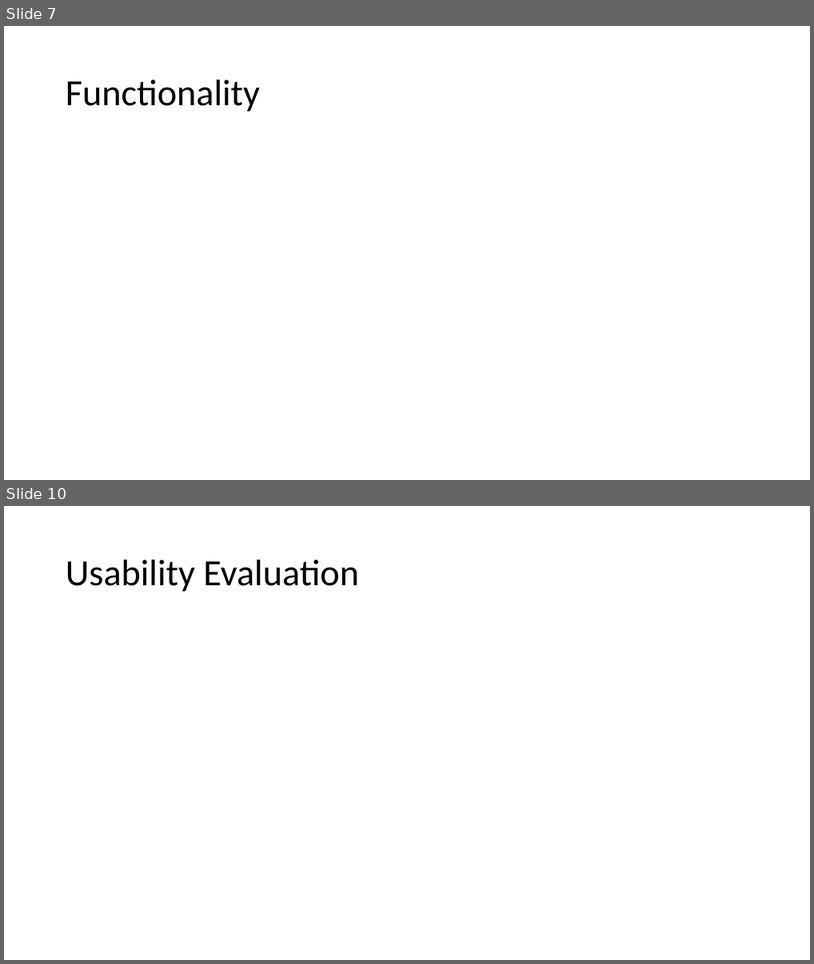
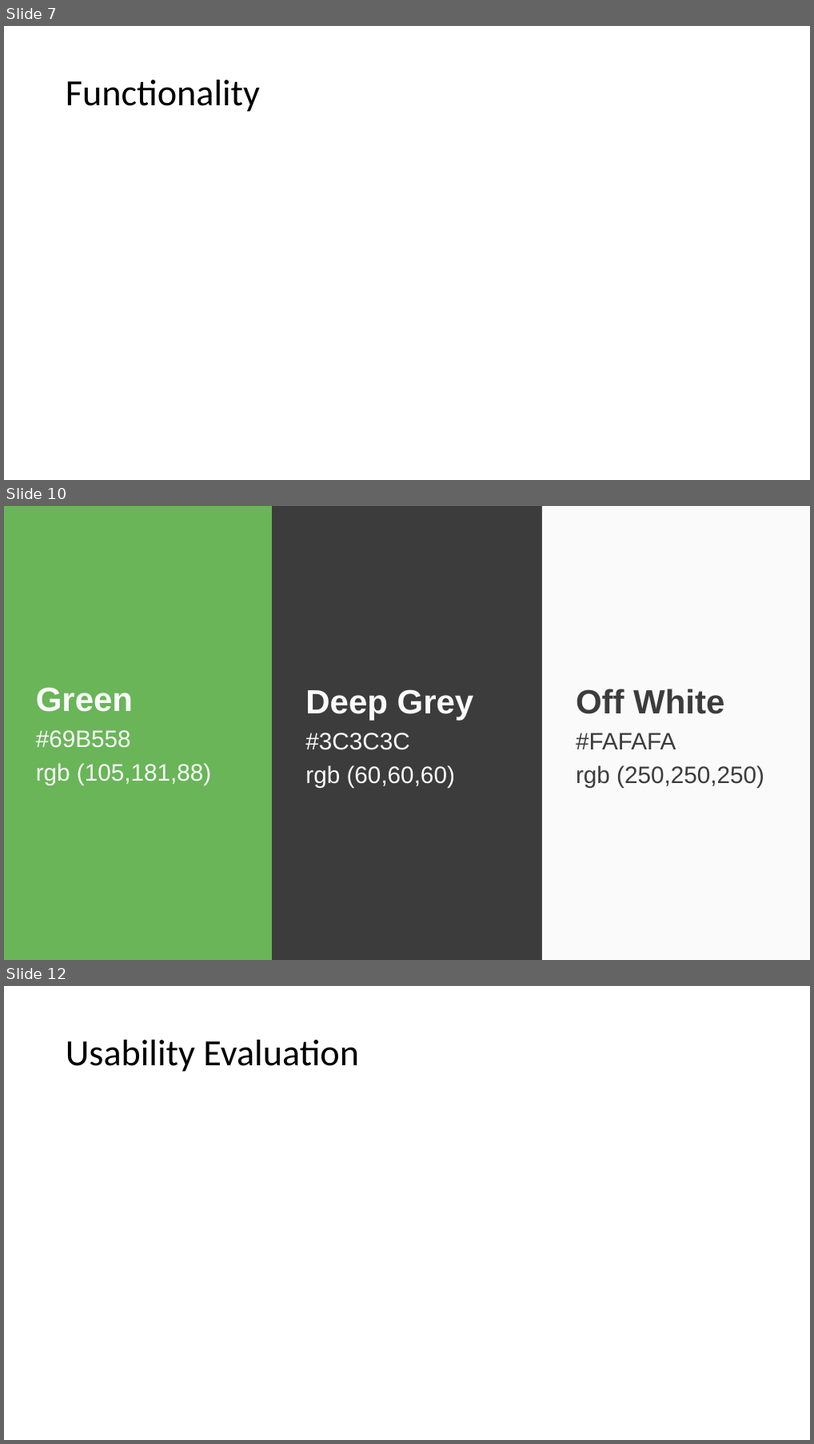
Before and after one commit to mmmarkyb/int-elligence, a slide deck: report/presentation.pptx. Shown one above the other, each under a label of ours: slides 7 and 10 before the commit, slides 7, 10 and 12 after it; the slides between them are not shown. The pictures are 814x964 and 814x1444 pixels, drawn with LibreOffice and Linux fonts; fonts in the diff are those of the drawing. Boxes give left, top, right and bottom in pixels: in the first picture for what was removed or moved away, otherwise in the second. Text is boxed around its words. In the diff, an @@ line names an element or a change of style, - is before the commit and + after.

```diff
--- a/report/presentation.pptx
+++ b/report/presentation.pptx
@@ slide 10 added at (x1=4, y1=506, x2=810, y2=960), background #FAFAFA @@
@@ rectangle added at (x1=4, y1=506, x2=272, y2=960), fill #69B558 @@
@@ rectangle added at (x1=272, y1=506, x2=542, y2=960), fill #3C3C3C @@
@@ rectangle added at (x1=542, y1=506, x2=810, y2=960), fill #FAFAFA @@
@@ text added at (x1=36, y1=687, x2=211, y2=784), 28.3 pt, text #FAFAFA @@
+Green
+#69B558
+rgb (105,181,88)
@@ text added at (x1=306, y1=689, x2=474, y2=787), 28.3 pt, text #FAFAFA @@
+Deep Grey
+#3C3C3C
+rgb (60,60,60)
@@ text added at (x1=576, y1=688, x2=765, y2=787), 28.3 pt, text #3C3C3C @@
+Off White
+#FAFAFA
+rgb (250,250,250)
@@ what was slide 10 is now slide 12 @@
```
Also in this commit, not shown: 4 slides changed, 4 other slides added, 3 slides removed.
